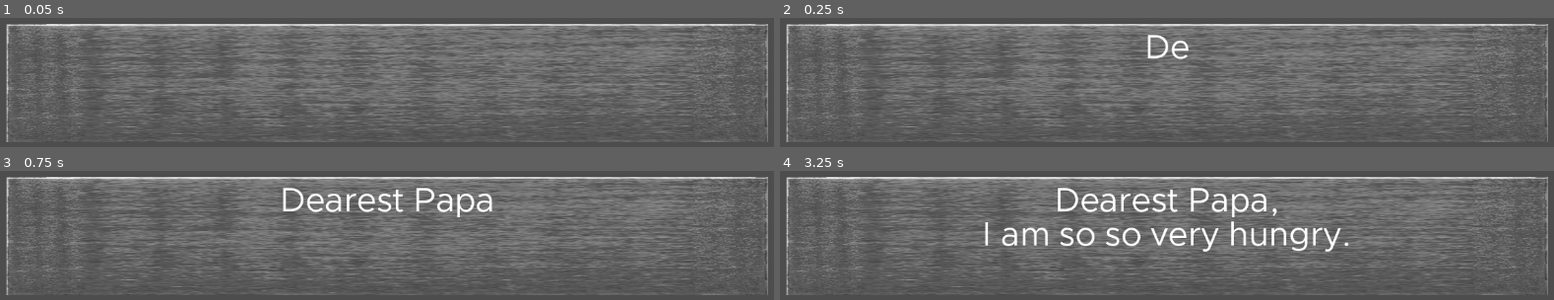
Above: before the commit, frames 1-4 (two rows, left to right).
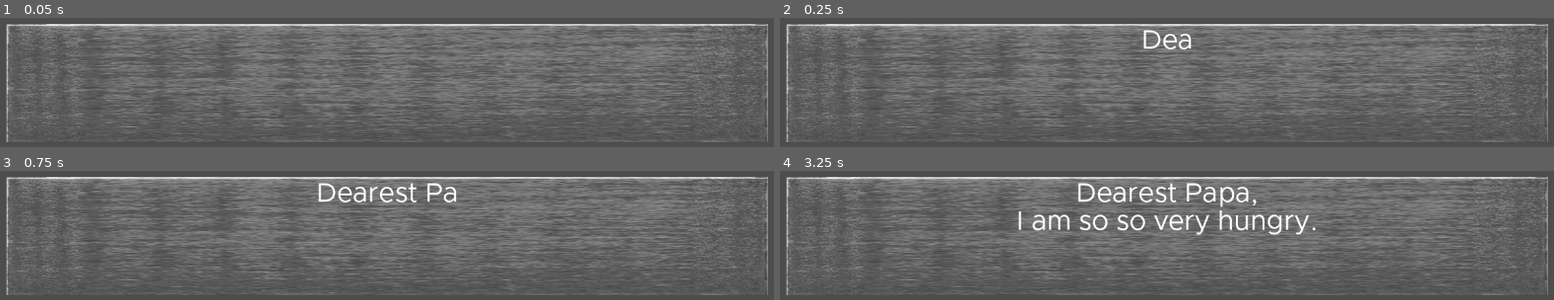
Above: after the commit, the same moments.

Repository: zbaker94/Brackeys-Jam-2026.1
Game: Godot game, scene res://Scenes/root.tscn
The game is run twice, just before and just after one commit, with the same random seed, the same clock (stepped at 60 frames per second) and the same inputs.
Inputs:
- Up to frame 1 (0.05 s): no input
- Up to frame 2 (0.25 s): no input
- Up to frame 3 (0.75 s): no input
- Up to frame 4 (3.25 s): tap Enter at 1.25 s

Frame 1 is identical in both runs. In frame 2, 0.7% of the frame differs, in the area x 46-54%, y 9-33%; in frame 3, 2.4%; in frame 4, 6.4%, in the area x 26-74%, y 9-63%.

Commit message:
add better handling of control sequences for text.

Diff:
--- a/Resources/CharDelayMap.gd
+++ b/Resources/CharDelayMap.gd
@@ -8,17 +8,52 @@
 	",": 0.20,
 	"\n": 0.18,
 	"!": 0.30,
-	"?": 0.30,
-	"{pause}": 0.7
+	"?": 0.30
+}
+@export var speed_presets: Dictionary = {
+	"fast": 3.0,
+	"slow": 0.5,
+	"instant": 999.0
 }
 
-func get_delay(character: String) -> float:
+## Get the delay for a character, applying the current speed multiplier.
+## speed_multiplier: Higher values = faster (divide delay), e.g. 2.0 = 2x speed (half delay)
+func get_delay(character: String, speed_multiplier: float = 1.0) -> float:
+	var delay := 0.0
+
 	if character == "{pause}":
-		return pause_delay
-   # Support {pause_N} where N is a number
-	if character.begins_with("{pause_") and character.ends_with("}"):
+		delay = pause_delay
+	elif character.begins_with("{pause_") and character.ends_with("}"):
+		# Support {pause_N} where N is a positive number
 		var num_str = character.substr(7, character.length() - 8)
-		var n = int(num_str)
+		var n = float(num_str)
 		if n > 0:
-			return pause_delay * n
-	return char_delays.get(character, 0.0)
+			delay = pause_delay * n
+		else:
+			push_warning("Invalid pause value (must be > 0): " + character)
+			delay = 0.0
+	else:
+		delay = char_delays.get(character, 0.0)
+
+	# Apply speed multiplier (higher = faster = less delay)
+	if speed_multiplier > 0:
+		return delay / speed_multiplier
+	else:
+		return delay
+
+## Parse a control sequence and return speed multiplier change, or -1 if not a speed command
+func parse_speed_sequence(sequence: String) -> float:
+	if sequence == "{speed_reset}":
+		return 1.0
+	elif speed_presets.has(sequence.trim_prefix("{").trim_suffix("}")):
+		var preset_name = sequence.trim_prefix("{").trim_suffix("}")
+		return speed_presets[preset_name]
+	elif sequence.begins_with("{speed_") and sequence.ends_with("}"):
+		var num_str = sequence.substr(7, sequence.length() - 8)
+		var multiplier = float(num_str)
+		if multiplier > 0:
+			return multiplier
+		else:
+			push_warning("Invalid speed multiplier (must be > 0): " + sequence)
+			return -1.0
+	return -1.0
--- a/Scenes/root.tscn
+++ b/Scenes/root.tscn
@@ -9,6 +9,7 @@
 
 [sub_resource type="Resource" id="Resource_c3mwy"]
 script = ExtResource("3_vnucn")
+base_delay = 0.07
 char_delays = {
 "
 ": 0.18,
@@ -30,8 +31,9 @@
 [node name="Text" parent="TextBox/Background/MarginContainer" parent_id_path=PackedInt32Array(2000714749, 1203162799) index="0" unique_id=1510689704]
 theme = SubResource("Theme_i04dx")
 text = "Dearest Papa,
-I am so {pause_4}so {pause_-10}very hungry...
-Please{pause_4} feed{pause_7} ME!"
+I am so {pause_4}so {speed_1.5}very hungry{speed_reset}...
+Please{pause_4} feed{pause_7} ME!
+{speed_20}Speedy Fast Text ->>>"
 maximum_font_size = 60
 char_delay_map = SubResource("Resource_c3mwy")
 
--- a/Scripts/auto_resize_text.gd
+++ b/Scripts/auto_resize_text.gd
@@ -1,4 +1,6 @@
 extends RichTextLabel
+
+signal typewriter_finished
 
 @export var minimum_font_size: int = 12
 @export var maximum_font_size: int = 120
@@ -6,20 +8,92 @@
 @export var extra_padding_x: float = 0.0
 @export var extra_padding_y: float = 0.0
 @export var char_delay_map: CharacterDelayMap
+@export var enable_bbcode: bool = false
+@export var allow_skip_typewriter: bool = true
+
+# Internal state
+var _text_cache: Dictionary = {}
+var _cached_font_size: int = -1
+var _typewriter_active: bool = false
+var _typewriter_time_accumulator: float = 0.0
+var _typewriter_sequence: Array = []
+var _typewriter_step_index: int = 0
+var _current_speed_multiplier: float = 1.0
 
 func _ready() -> void:
 	autowrap_mode = TextServer.AUTOWRAP_WORD_SMART
+	bbcode_enabled = enable_bbcode
 	call_deferred("_deferred_setup")
+
+func _set(property: StringName, _value: Variant) -> bool:
+	if property == "text":
+		_text_cache.clear()
+		_cached_font_size = -1
+	return false
+
+func _process(delta: float) -> void:
+	if not _typewriter_active:
+		return
+
+	# Check for skip input
+	if allow_skip_typewriter and Input.is_action_just_pressed("skip_text"):
+		_skip_typewriter()
+		return
+
+	_typewriter_time_accumulator += delta
+
+	while _typewriter_active and _typewriter_step_index < _typewriter_sequence.size():
+		var step = _typewriter_sequence[_typewriter_step_index]
+		var required_delay := 0.0
+
+		if step["type"] == "pause":
+			var base := char_delay_map.base_delay if char_delay_map else 0.04
+			var char_delay := char_delay_map.get_delay(step["pause_str"], _current_speed_multiplier) if char_delay_map else 0.0
+			required_delay = (base / _current_speed_multiplier) + char_delay
+		elif step["type"] == "speed":
+			# Speed changes are instant
+			_current_speed_multiplier = step["multiplier"]
+			_typewriter_step_index += 1
+			continue
+		elif step["type"] == "char":
+			visible_characters = step["char_position"] + 1
+			var base := char_delay_map.base_delay if char_delay_map else 0.04
+			var char_delay := char_delay_map.get_delay(step["char"], _current_speed_multiplier) if char_delay_map else 0.0
+			required_delay = (base / _current_speed_multiplier) + char_delay
+
+		if _typewriter_time_accumulator >= required_delay:
+			_typewriter_time_accumulator -= required_delay
+			_typewriter_step_index += 1
+		else:
+			# Not enough time accumulated yet, wait for next frame
+			break
+
+	# Check if we finished
+	if _typewriter_step_index >= _typewriter_sequence.size():
+		_finish_typewriter()
 
 func _deferred_setup() -> void:
 	call_deferred("fit_text")
 	resized.connect(call_deferred_fit)
 
 func call_deferred_fit() -> void:
-	call_deferred("fit_text")
+	if _cached_font_size > 0 and _typewriter_active:
+		# Preserve typewriter progress on resize, just reapply cached font size
+		add_theme_font_size_override("normal_font_size", _cached_font_size)
+		if debug_print:
+			print("Resize: reusing cached font size ", _cached_font_size, ", preserving typewriter progress")
+	else:
+		call_deferred("fit_text")
 
 func fit_text() -> void:
 	visible_ratio = 0
+
+	# Parse text and extract display text (strip control sequences, preserve BBCode)
+	var typewriter_data := _parse_text_for_typewriter(text)
+	var display_text: String = typewriter_data["display_text"]
+
+	# Set display text for measurement
+	text = display_text
 
 	# Explicitly type the font variable to avoid Variant inference
 	var font: Font = get_theme_font("normal_font")
@@ -32,7 +106,7 @@
 	var available_h: float = max(0.0, size.y - extra_padding_y)
 
 	if debug_print:
-		print("fit_text start: control size=", size, "avail=", Vector2(available_w, available_h))
+		print("fit_text start: control size=", size, " avail=", Vector2(available_w, available_h))
 
 	if available_w <= 0.0 or available_h <= 0.0:
 		if debug_print:
@@ -47,15 +121,14 @@
 		var mid: int = (lo + hi) >> 1
 		add_theme_font_size_override("normal_font_size", mid)
 
-		# wait for layout to update — two frames to be safe
-		await get_tree().process_frame
+		# Wait for layout to update (one frame is sufficient)
 		await get_tree().process_frame
 
 		var content_w: float = get_content_width()
 		var content_h: float = get_content_height()
 
 		if debug_print:
-			print("test size=", mid, "content=", Vector2(content_w, content_h), "avail=", Vector2(available_w, available_h))
+			print("test size=", mid, " content=", Vector2(content_w, content_h), " avail=", Vector2(available_w, available_h))
 
 		if content_w <= available_w and content_h <= available_h:
 			best = mid
@@ -64,63 +137,113 @@
 			hi = mid - 1
 
 	add_theme_font_size_override("normal_font_size", best)
+	_cached_font_size = best
+
 	if debug_print:
 		print("fit_text done: best=", best)
 
-	# Typewriter effect: animate visible_characters with pauses for periods and line breaks
-	start_typewriter_effect()
-
-
-func start_typewriter_effect() -> void:
+	# Start typewriter effect with parsed data
+	_start_typewriter_effect(typewriter_data)
+
+
+func _start_typewriter_effect(typewriter_data: Dictionary) -> void:
 	visible_characters = 0
-	# Preprocess text to find displayable characters and pause markers
-	var parsed = _parse_text_for_typewriter(text)
-	# Set the label's text to the displayable string (without pause markers)
-	text = parsed["display_text"]
-	call_deferred("_typewriter_coroutine", parsed)
-
-
-func _typewriter_coroutine(parsed: Dictionary) -> void:
-		var base_delay := 0.04
-		if char_delay_map and char_delay_map.has_method("get_delay"):
-			base_delay = char_delay_map.base_delay
-		var steps: Array = parsed["steps"]
-		var display_count := 0
-		for step in steps:
-			if step["type"] == "pause":
-				var delay := base_delay
-				if char_delay_map and char_delay_map.has_method("get_delay"):
-					delay += char_delay_map.get_delay(step["pause_str"])
-				await get_tree().create_timer(delay).timeout
-			elif step["type"] == "char":
-				display_count += 1
-				visible_characters = display_count
-				var delay := base_delay
-				if char_delay_map and char_delay_map.has_method("get_delay"):
-					delay += char_delay_map.get_delay(step["char"])
-				await get_tree().create_timer(delay).timeout
-
-func _parse_text_for_typewriter(src: String) -> Dictionary:
-	var steps := []
+	_typewriter_sequence = typewriter_data["sequence"]
+	_typewriter_step_index = 0
+	_typewriter_time_accumulator = 0.0
+	_current_speed_multiplier = 1.0
+	_typewriter_active = true
+
+	if debug_print:
+		print("Typewriter started with ", _typewriter_sequence.size(), " steps")
+
+func _skip_typewriter() -> void:
+	visible_ratio = 1.0
+	_finish_typewriter()
+	if debug_print:
+		print("Typewriter skipped")
+
+func _finish_typewriter() -> void:
+	_typewriter_active = false
+	_typewriter_sequence.clear()
+	typewriter_finished.emit()
+	if debug_print:
+		print("Typewriter finished")
+
+func _parse_text_for_typewriter(source_text: String) -> Dictionary:
+	# Check cache first
+	var cache_key := str(source_text.hash())
+	if char_delay_map:
+		cache_key += "_" + str(char_delay_map.get_instance_id())
+	cache_key += "_bbcode_" + str(enable_bbcode)
+
+	if _text_cache.has("key") and _text_cache["key"] == cache_key:
+		if debug_print:
+			print("Using cached parse result")
+		return _text_cache["result"]
+
+	var sequence := []
 	var display_text := ""
+	var char_position := 0  # Tracks displayable character position
 	var i := 0
-	var prev_char := ""
-	while i < src.length():
-		# Check for {pause} or {pause_N}
-		if src.substr(i, 7) == "{pause}" :
-			steps.append({"type": "pause", "pause_str": "{pause}"})
-			i += 7
-			continue
-		elif src.substr(i, 7) == "{pause_":
-			var end_idx = src.find("}", i)
+
+	while i < source_text.length():
+		# Check for custom control sequences first (highest priority)
+		if source_text[i] == '{':
+			var end_idx = source_text.find("}", i)
 			if end_idx != -1:
-				var pause_str = src.substr(i, end_idx - i + 1)
-				steps.append({"type": "pause", "pause_str": pause_str})
+				var control_seq = source_text.substr(i, end_idx - i + 1)
+
+				# Check if it's a pause sequence
+				if control_seq == "{pause}" or (control_seq.begins_with("{pause_") and control_seq.ends_with("}")):
+					sequence.append({
+						"type": "pause",
+						"pause_str": control_seq,
+						"char_position": char_position
+					})
+					i = end_idx + 1
+					continue
+
+				# Check if it's a speed sequence
+				if char_delay_map:
+					var speed_mult = char_delay_map.parse_speed_sequence(control_seq)
+					if speed_mult >= 0:
+						sequence.append({
+							"type": "speed",
+							"multiplier": speed_mult,
+							"char_position": char_position
+						})
+						i = end_idx + 1
+						continue
+
+		# Check for BBCode tags (preserve in output, don't count as characters)
+		if enable_bbcode and source_text[i] == '[':
+			var end_idx = source_text.find("]", i)
+			if end_idx != -1:
+				var tag = source_text.substr(i, end_idx - i + 1)
+				display_text += tag
 				i = end_idx + 1
 				continue
-	   # Otherwise, it's a displayable character
-		steps.append({"type": "char", "char": src[i], "prev_char": prev_char})
-		display_text += src[i]
-		prev_char = src[i]
+
+		# Regular displayable character
+		sequence.append({
+			"type": "char",
+			"char": source_text[i],
+			"char_position": char_position
+		})
+		display_text += source_text[i]
+		char_position += 1
 		i += 1
-	return {"steps": steps, "display_text": display_text}
+
+	var result = {"sequence": sequence, "display_text": display_text}
+
+	# Cache the result
+	_text_cache = {
+		"key": cache_key,
+		"result": result
+	}
+
+	if debug_print:
+		print("Parsed text: ", char_position, " displayable chars, ", sequence.size(), " total steps")
+
+	return result
